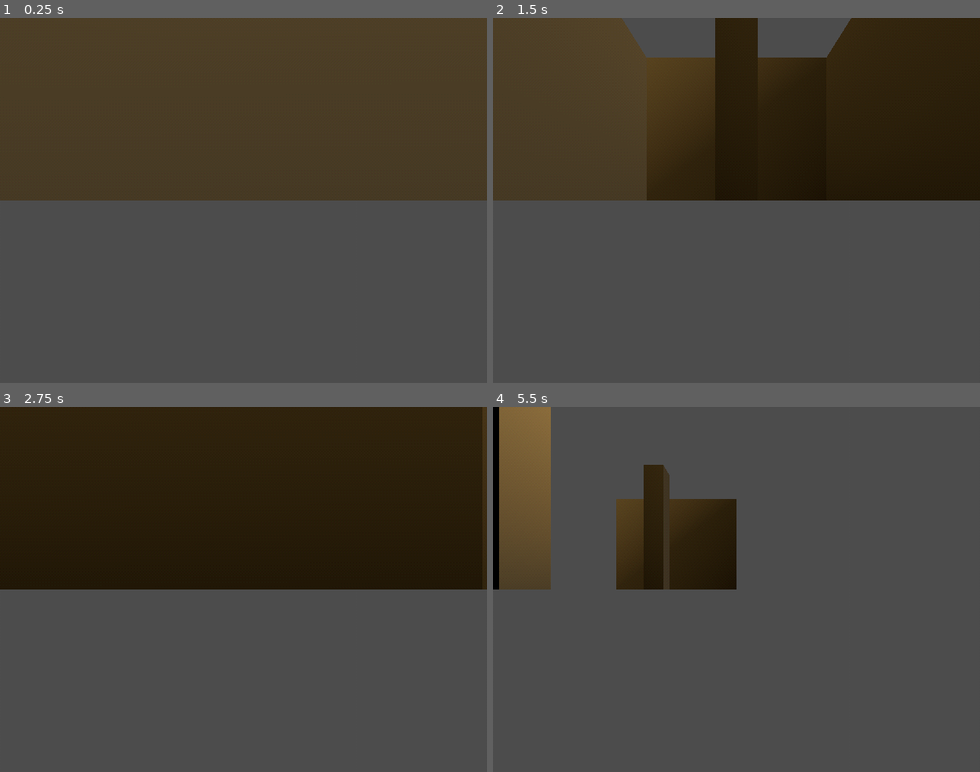
Above: before the commit, frames 1-4 (two rows, left to right).
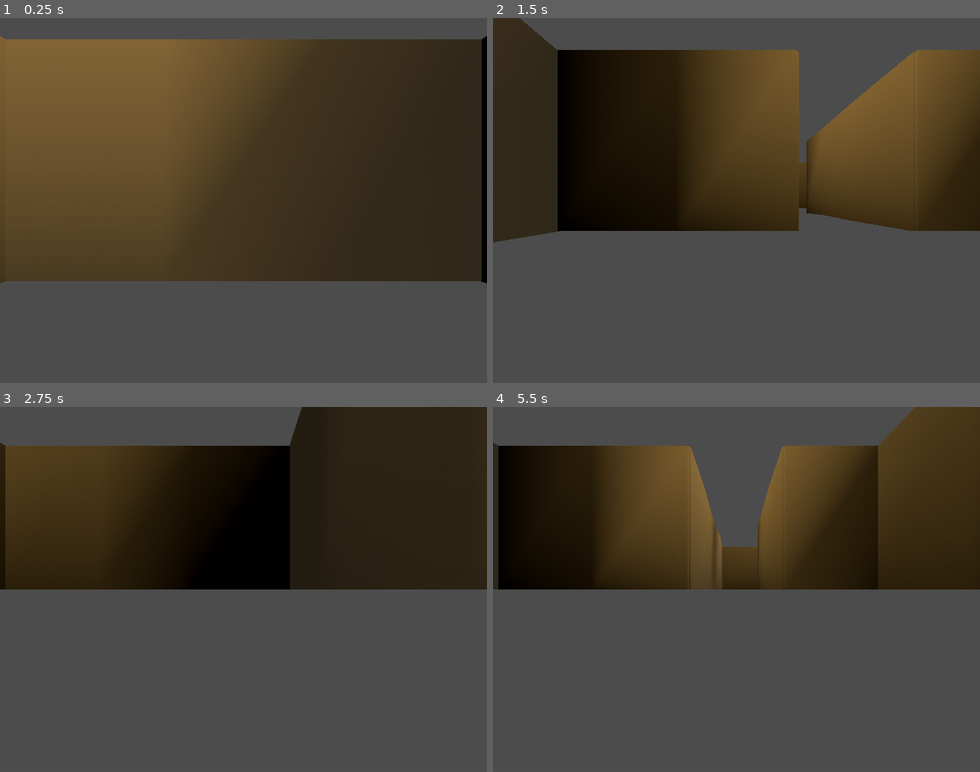
Above: after the commit, the same moments.

Repository: compacitator-stack/PredestinationRPG
Game: Godot game, scene res://scenes/test_room.tscn
The game is run twice, just before and just after one commit, with the same random seed, the same clock (stepped at 60 frames per second) and the same inputs.
Inputs:
- Up to frame 1 (0.25 s): no input
- Up to frame 2 (1.5 s): tap Enter at 0.5 s; hold D (turn_right) 0.53-1.28 s; tap Space at 1.25 s; hold S (move_backward) from 1.28 s (still down)
- Up to frame 3 (2.75 s): tap Enter at 2 s; release S (move_backward) at 2.03 s; hold D (turn_right) from 2.03 s (still down)
- Up to frame 4 (5.5 s): tap Space at 2.75, 4.25 s; release D (turn_right) at 2.78 s; hold W (move_forward) 2.78-3.53 s; tap Enter at 3.5 s; hold A (turn_left) 3.53-5.03 s; hold S (move_backward) from 5.03 s (still down)

The runs differ from the first frame. In frame 1, 54% of the frame differs, in the area x 0-100%, y 0-73%; in frame 2, 49%; in frame 3, 20%; in frame 4, 38%.
Error after the commit: Invalid assignment of property or key 'subdivide_height' with value of type 'int' on a base object of type 'PlaneMesh'. (res://scripts/dungeon_map.gd:75)

Commit message:
Add dungeon map system with tile grid, wall generation, and collision
- dungeon_map.gd: 2D tile array (0=floor, 1=wall), spawns wall/floor/ceiling
  geometry and torch lights at runtime from map data. L-shaped test corridor
  with room at the end.
- grid_player.gd: checks dungeon_map.is_walkable() before moving — walls
  now block player movement
- test_room.tscn: replaced hand-placed geometry with DungeonMap node that
  generates everything from the tile array

Co-Authored-By: Claude Opus 4.6 <noreply@anthropic.com>

Diff:
--- a/scenes/test_room.tscn
+++ b/scenes/test_room.tscn
@@ -1,16 +1,17 @@
-[gd_scene load_steps=11 format=3 uid="uid://test_room_001"]
+[gd_scene load_steps=7 format=3 uid="uid://test_room_001"]
 
 [ext_resource type="Script" path="res://scripts/grid_player.gd" id="1"]
-[ext_resource type="Shader" path="res://shaders/ps1_post_process.gdshader" id="2"]
-[ext_resource type="Shader" path="res://shaders/ps1_model.gdshader" id="3"]
+[ext_resource type="Script" path="res://scripts/dungeon_map.gd" id="2"]
+[ext_resource type="Shader" path="res://shaders/ps1_post_process.gdshader" id="3"]
+[ext_resource type="Shader" path="res://shaders/ps1_model.gdshader" id="4"]
 
 [sub_resource type="ShaderMaterial" id="ShaderMaterial_post"]
-shader = ExtResource("2")
+shader = ExtResource("3")
 shader_parameter/color_depth = 31.0
 shader_parameter/dither_strength = 1.0
 
 [sub_resource type="ShaderMaterial" id="ShaderMaterial_walls"]
-shader = ExtResource("3")
+shader = ExtResource("4")
 shader_parameter/albedo_color = Color(0.55, 0.5, 0.45, 1.0)
 shader_parameter/use_texture = false
 shader_parameter/pixel_snap_enabled = true
@@ -19,36 +20,22 @@
 shader_parameter/texture_tile = Vector2(1, 1)
 
 [sub_resource type="ShaderMaterial" id="ShaderMaterial_floor"]
-shader = ExtResource("3")
+shader = ExtResource("4")
 shader_parameter/albedo_color = Color(0.4, 0.38, 0.35, 1.0)
 shader_parameter/use_texture = false
 shader_parameter/pixel_snap_enabled = false
 shader_parameter/snap_resolution = 160.0
 shader_parameter/affine_weight = 1.0
-shader_parameter/texture_tile = Vector2(4, 4)
+shader_parameter/texture_tile = Vector2(1, 1)
 
 [sub_resource type="ShaderMaterial" id="ShaderMaterial_ceiling"]
-shader = ExtResource("3")
+shader = ExtResource("4")
 shader_parameter/albedo_color = Color(0.3, 0.28, 0.25, 1.0)
 shader_parameter/use_texture = false
 shader_parameter/pixel_snap_enabled = false
 shader_parameter/snap_resolution = 160.0
 shader_parameter/affine_weight = 1.0
-shader_parameter/texture_tile = Vector2(4, 4)
-
-[sub_resource type="BoxMesh" id="BoxMesh_wall_long"]
-size = Vector3(8.0, 3.0, 0.2)
-
-[sub_resource type="BoxMesh" id="BoxMesh_wall_short"]
-size = Vector3(4.0, 3.0, 0.2)
-
-[sub_resource type="PlaneMesh" id="PlaneMesh_floor"]
-size = Vector2(20.0, 20.0)
-subdivide_width = 16
-subdivide_height = 16
-
-[sub_resource type="BoxMesh" id="BoxMesh_pillar"]
-size = Vector3(0.5, 3.0, 0.5)
+shader_parameter/texture_tile = Vector2(1, 1)
 
 [node name="TestRoom" type="Node3D"]
 
@@ -59,70 +46,11 @@
 [node name="Camera3D" type="Camera3D" parent="Player"]
 fov = 75.0
 
-[node name="Environment" type="Node3D" parent="."]
-
-[node name="Floor" type="MeshInstance3D" parent="Environment"]
-material_override = SubResource("ShaderMaterial_floor")
-mesh = SubResource("PlaneMesh_floor")
-
-[node name="Ceiling" type="MeshInstance3D" parent="Environment"]
-transform = Transform3D(1, 0, 0, 0, -1, 0, 0, 0, 1, 0, 3.0, 0)
-material_override = SubResource("ShaderMaterial_ceiling")
-mesh = SubResource("PlaneMesh_floor")
-
-[node name="WallNorth" type="MeshInstance3D" parent="Environment"]
-transform = Transform3D(1, 0, 0, 0, 1, 0, 0, 0, 1, 0, 1.5, -2.0)
-material_override = SubResource("ShaderMaterial_walls")
-mesh = SubResource("BoxMesh_wall_long")
-
-[node name="WallSouth" type="MeshInstance3D" parent="Environment"]
-transform = Transform3D(1, 0, 0, 0, 1, 0, 0, 0, 1, 0, 1.5, 2.0)
-material_override = SubResource("ShaderMaterial_walls")
-mesh = SubResource("BoxMesh_wall_long")
-
-[node name="WallEast" type="MeshInstance3D" parent="Environment"]
-transform = Transform3D(0, 0, 1, 0, 1, 0, -1, 0, 0, 4.0, 1.5, 0)
-material_override = SubResource("ShaderMaterial_walls")
-mesh = SubResource("BoxMesh_wall_short")
-
-[node name="WallWest" type="MeshInstance3D" parent="Environment"]
-transform = Transform3D(0, 0, 1, 0, 1, 0, -1, 0, 0, -4.0, 1.5, 0)
-material_override = SubResource("ShaderMaterial_walls")
-mesh = SubResource("BoxMesh_wall_short")
-
-[node name="Pillar1" type="MeshInstance3D" parent="Environment"]
-transform = Transform3D(1, 0, 0, 0, 1, 0, 0, 0, 1, 2, 1.5, 0)
-material_override = SubResource("ShaderMaterial_walls")
-mesh = SubResource("BoxMesh_pillar")
-
-[node name="Pillar2" type="MeshInstance3D" parent="Environment"]
-transform = Transform3D(1, 0, 0, 0, 1, 0, 0, 0, 1, -2, 1.5, 0)
-material_override = SubResource("ShaderMaterial_walls")
-mesh = SubResource("BoxMesh_pillar")
-
-[node name="Lighting" type="Node3D" parent="."]
-
-[node name="AmbientLight" type="DirectionalLight3D" parent="Lighting"]
-transform = Transform3D(1, 0, 0, 0, 0.707, 0.707, 0, -0.707, 0.707, 0, 4, 0)
-light_color = Color(0.8, 0.75, 0.6, 1)
-light_energy = 0.4
-shadow_enabled = false
-
-[node name="TorchLight1" type="OmniLight3D" parent="Lighting"]
-transform = Transform3D(1, 0, 0, 0, 1, 0, 0, 0, 1, 2, 2.5, -1)
-light_color = Color(1.0, 0.85, 0.5, 1)
-light_energy = 1.5
-omni_range = 6.0
-omni_attenuation = 1.5
-shadow_enabled = false
-
-[node name="TorchLight2" type="OmniLight3D" parent="Lighting"]
-transform = Transform3D(1, 0, 0, 0, 1, 0, 0, 0, 1, -2, 2.5, 1)
-light_color = Color(1.0, 0.85, 0.5, 1)
-light_energy = 1.5
-omni_range = 6.0
-omni_attenuation = 1.5
-shadow_enabled = false
+[node name="DungeonMap" type="Node3D" parent="." groups=["dungeon_map"]]
+script = ExtResource("2")
+wall_material = SubResource("ShaderMaterial_walls")
+floor_material = SubResource("ShaderMaterial_floor")
+ceiling_material = SubResource("ShaderMaterial_ceiling")
 
 [node name="PostProcess" type="CanvasLayer" parent="."]
 layer = 10
--- /dev/null
+++ b/scripts/dungeon_map.gd
@@ -0,0 +1,190 @@
+extends Node3D
+
+## Defines a dungeon floor as a 2D tile grid and spawns geometry at runtime.
+## 0 = walkable floor, 1 = solid wall
+## Walls are placed on edges between floor tiles and wall/OOB tiles.
+
+@export var tile_size: float = 2.0
+@export var wall_height: float = 3.0
+@export var eye_height: float = 1.0  # Player camera Y offset
+
+# Materials — assigned in the scene
+@export var wall_material: ShaderMaterial
+@export var floor_material: ShaderMaterial
+@export var ceiling_material: ShaderMaterial
+
+# Reusable meshes created at runtime
+var _wall_mesh_ns: BoxMesh   # North/South facing wall segment
+var _wall_mesh_ew: BoxMesh   # East/West facing wall segment
+var _floor_mesh: PlaneMesh
+var _ceiling_mesh: PlaneMesh
+
+# The map grid — each row is a PackedByteArray for efficiency
+# Edited directly here for now; later loaded from resource files
+var map_data: Array[PackedByteArray] = []
+var map_width: int = 0
+var map_height: int = 0
+
+# Player spawn
+var spawn_pos: Vector2i = Vector2i(1, 1)
+var spawn_facing: int = 0  # 0=North, 1=East, 2=South, 3=West
+
+func _ready() -> void:
+	_load_test_map()
+	_create_meshes()
+	_build_geometry()
+	_place_player()
+	_place_lights()
+
+func is_walkable(pos: Vector2i) -> bool:
+	if pos.x < 0 or pos.x >= map_width or pos.y < 0 or pos.y >= map_height:
+		return false
+	return map_data[pos.y][pos.x] == 0
+
+func _load_test_map() -> void:
+	# L-shaped corridor with a room at the end
+	#  1 = wall, 0 = floor
+	var rows: Array[PackedByteArray] = [
+		PackedByteArray([1,1,1,1,1,1,1,1,1,1,1]),
+		PackedByteArray([1,0,0,0,1,1,1,1,1,1,1]),
+		PackedByteArray([1,0,0,0,1,1,1,1,1,1,1]),
+		PackedByteArray([1,0,0,0,0,0,0,0,0,0,1]),
+		PackedByteArray([1,0,0,0,1,1,1,0,0,0,1]),
+		PackedByteArray([1,1,1,1,1,1,1,0,0,0,1]),
+		PackedByteArray([1,1,1,1,1,1,1,0,0,0,1]),
+		PackedByteArray([1,1,1,1,1,1,1,1,1,1,1]),
+	]
+	map_data = rows
+	map_height = map_data.size()
+	map_width = map_data[0].size()
+	spawn_pos = Vector2i(2, 2)
+	spawn_facing = 0  # Facing North
+
+func _create_meshes() -> void:
+	# Wall segment: fills one tile edge
+	_wall_mesh_ns = BoxMesh.new()
+	_wall_mesh_ns.size = Vector3(tile_size, wall_height, 0.1)
+
+	_wall_mesh_ew = BoxMesh.new()
+	_wall_mesh_ew.size = Vector3(0.1, wall_height, tile_size)
+
+	# Floor/ceiling per tile — small planes, subdivided for vertex lighting
+	_floor_mesh = PlaneMesh.new()
+	_floor_mesh.size = Vector2(tile_size, tile_size)
+	_floor_mesh.subdivide_width = 2
+	_floor_mesh.subdivide_height = 2
+
+	_ceiling_mesh = PlaneMesh.new()
+	_ceiling_mesh.size = Vector2(tile_size, tile_size)
+	_ceiling_mesh.subdivide_width = 2
+	_ceiling_mesh.subdivide_height = 2
+
+func _build_geometry() -> void:
+	var geo_parent := Node3D.new()
+	geo_parent.name = "Geometry"
+	add_child(geo_parent)
+
+	for y in range(map_height):
+		for x in range(map_width):
+			if map_data[y][x] == 0:
+				_spawn_floor_ceiling(geo_parent, x, y)
+				_spawn_walls_for_tile(geo_parent, x, y)
+
+func _tile_center(x: int, y: int) -> Vector3:
+	return Vector3(x * tile_size, 0.0, y * tile_size)
+
+func _spawn_floor_ceiling(parent: Node3D, x: int, y: int) -> void:
+	var center := _tile_center(x, y)
+
+	# Floor
+	var floor_inst := MeshInstance3D.new()
+	floor_inst.mesh = _floor_mesh
+	floor_inst.material_override = floor_material
+	floor_inst.position = center
+	parent.add_child(floor_inst)
+
+	# Ceiling
+	var ceil_inst := MeshInstance3D.new()
+	ceil_inst.mesh = _ceiling_mesh
+	ceil_inst.material_override = ceiling_material
+	ceil_inst.position = center + Vector3(0, wall_height, 0)
+	ceil_inst.rotation_degrees.x = 180.0
+	parent.add_child(ceil_inst)
+
+func _spawn_walls_for_tile(parent: Node3D, x: int, y: int) -> void:
+	var center := _tile_center(x, y)
+	var half := tile_size / 2.0
+	var wall_y := wall_height / 2.0
+
+	# Check each cardinal neighbor — if it's a wall or OOB, place a wall face
+	# North (y-1)
+	if not is_walkable(Vector2i(x, y - 1)):
+		var wall := MeshInstance3D.new()
+		wall.mesh = _wall_mesh_ns
+		wall.material_override = wall_material
+		wall.position = center + Vector3(0, wall_y, -half)
+		parent.add_child(wall)
+
+	# South (y+1)
+	if not is_walkable(Vector2i(x, y + 1)):
+		var wall := MeshInstance3D.new()
+		wall.mesh = _wall_mesh_ns
+		wall.material_override = wall_material
+		wall.position = center + Vector3(0, wall_y, half)
+		parent.add_child(wall)
+
+	# West (x-1)
+	if not is_walkable(Vector2i(x - 1, y)):
+		var wall := MeshInstance3D.new()
+		wall.mesh = _wall_mesh_ew
+		wall.material_override = wall_material
+		wall.position = center + Vector3(-half, wall_y, 0)
+		parent.add_child(wall)
+
+	# East (x+1)
+	if not is_walkable(Vector2i(x + 1, y)):
+		var wall := MeshInstance3D.new()
+		wall.mesh = _wall_mesh_ew
+		wall.material_override = wall_material
+		wall.position = center + Vector3(half, wall_y, 0)
+		parent.add_child(wall)
+
+func _place_player() -> void:
+	var player := get_node("../Player") as Node3D
+	if player:
+		player.set("grid_pos", spawn_pos)
+		player.set("facing", spawn_facing)
+		player.position = _tile_center(spawn_pos.x, spawn_pos.y) + Vector3(0, eye_height, 0)
+		player.rotation.y = -spawn_facing * PI / 2.0
+
+func _place_lights() -> void:
+	# Clear any existing lights from the scene — we'll place them per the map
+	var lights_parent := Node3D.new()
+	lights_parent.name = "DungeonLights"
+	add_child(lights_parent)
+
+	# Ambient fill
+	var dir_light := DirectionalLight3D.new()
+	dir_light.light_color = Color(0.8, 0.75, 0.6)
+	dir_light.light_energy = 0.3
+	dir_light.shadow_enabled = false
+	dir_light.rotation_degrees = Vector3(-45, 30, 0)
+	lights_parent.add_child(dir_light)
+
+	# Place torch lights in open areas spaced out along the corridor
+	var torch_positions: Array[Vector2i] = [
+		Vector2i(1, 1),   # Starting room
+		Vector2i(3, 3),   # Corridor bend
+		Vector2i(5, 3),   # Mid corridor
+		Vector2i(8, 3),   # Near east room
+		Vector2i(8, 5),   # East room center
+	]
+	for tpos in torch_positions:
+		var torch := OmniLight3D.new()
+		torch.light_color = Color(1.0, 0.85, 0.5)
+		torch.light_energy = 1.8
+		torch.omni_range = 5.0
+		torch.omni_attenuation = 1.2
+		torch.shadow_enabled = false
+		torch.position = _tile_center(tpos.x, tpos.y) + Vector3(0, wall_height - 0.5, 0)
+		lights_parent.add_child(torch)
--- a/scripts/grid_player.gd
+++ b/scripts/grid_player.gd
@@ -22,9 +22,16 @@
 	Vector2i(-1, 0),  # West (-X)
 ]
 
+var dungeon_map: Node = null  # Set by dungeon_map.gd via _place_player or found at runtime
+
 @onready var camera: Camera3D = $Camera3D
 
 func _ready() -> void:
+	# Find the dungeon map in the scene
+	dungeon_map = get_tree().get_first_node_in_group("dungeon_map")
+	if not dungeon_map:
+		# Fallback: look for sibling named DungeonMap
+		dungeon_map = get_node_or_null("../DungeonMap")
 	_snap_to_grid()
 
 func _process(delta: float) -> void:
@@ -47,7 +54,8 @@
 
 func _try_move(dir: Vector2i) -> void:
 	var new_pos := grid_pos + dir
-	# TODO: Add wall collision checks against a tilemap/array here
+	if dungeon_map and not dungeon_map.is_walkable(new_pos):
+		return  # Blocked by wall
 	grid_pos = new_pos
 	_target_position = _grid_to_world(grid_pos)
 	_is_moving = true
